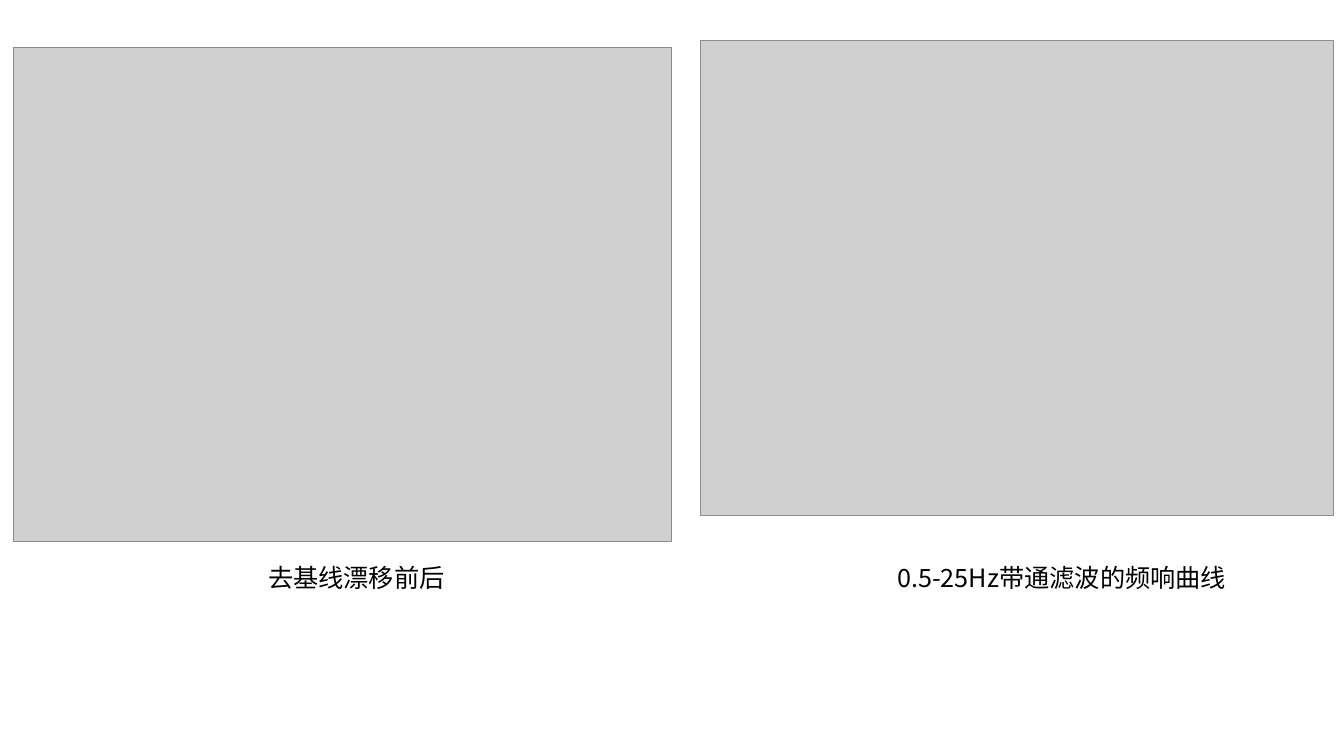
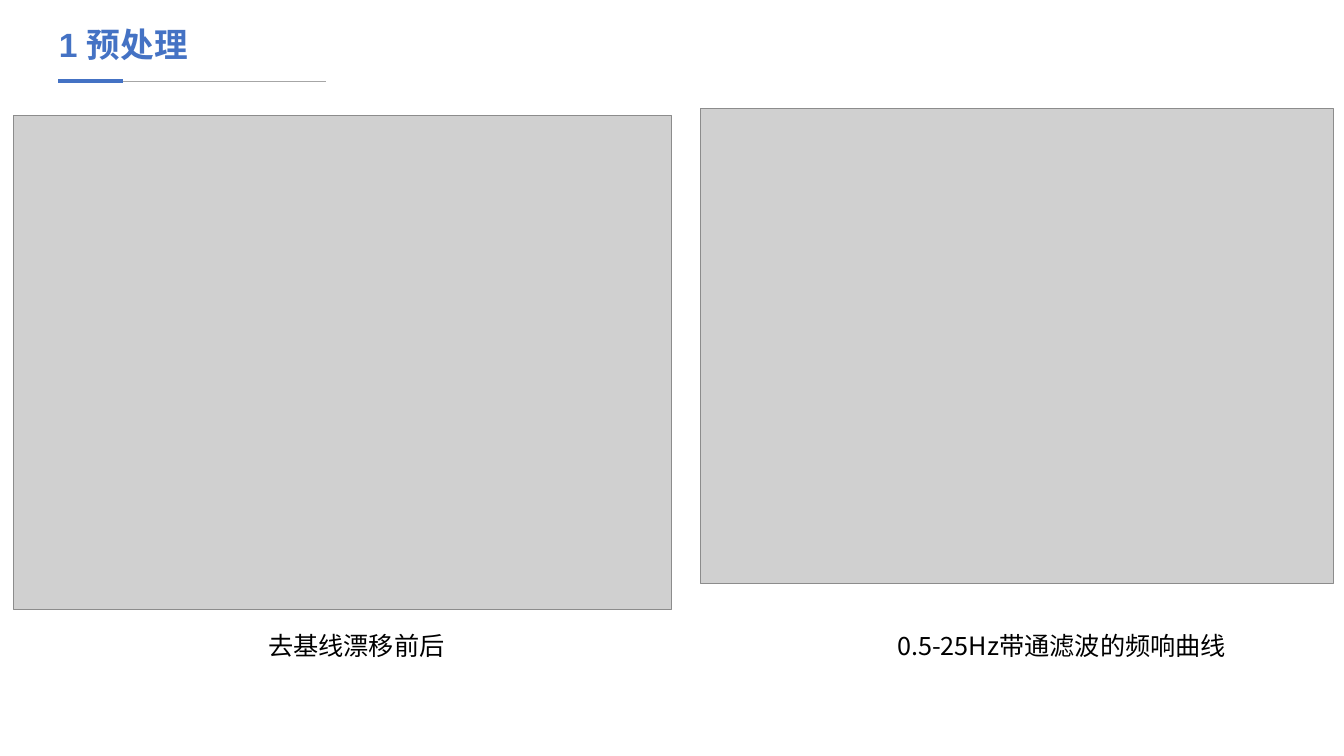
Before and after one commit to XiaoHai-Smida/rsvp, a slide deck: slide 1 of figs/eeg.pptx. Drawn at 1344x756 pixels with LibreOffice and Linux fonts; fonts in the diff are those of the drawing; grey boxes stand for pictures. Boxes give left, top, right and bottom in pixels: in the first picture for what was removed or moved away, otherwise in the second. Text is boxed around its words. In the diff, an @@ line names an element or a change of style, - is before the commit and + after.

```diff
--- a/figs/eeg.pptx
+++ b/figs/eeg.pptx
@@ title added at (x1=59, y1=28, x2=188, y2=60), 24 pt, text #4472C4, bold @@
+1 预处理
@@ line added from (58, 82) to (327, 82), #A6A6A6 0.5 pt @@
@@ line added from (58, 82) to (123, 82), #4472C4 3 pt @@
@@ picture moved from (x1=14, y1=47, x2=673, y2=541) to (x1=14, y1=116, x2=673, y2=610) @@
@@ picture moved from (x1=701, y1=40, x2=1334, y2=515) to (x1=701, y1=109, x2=1334, y2=584) @@
@@ text "去基线漂移前后" moved from (x1=268, y1=565, x2=444, y2=589) to (x1=268, y1=633, x2=444, y2=657) @@
@@ text "0.5-25Hz带通滤波的频响曲线" moved from (x1=897, y1=565, x2=1226, y2=589) to (x1=897, y1=633, x2=1226, y2=657) @@
```
Also in this commit, not shown: 2 other slides changed, 2 slides added.
